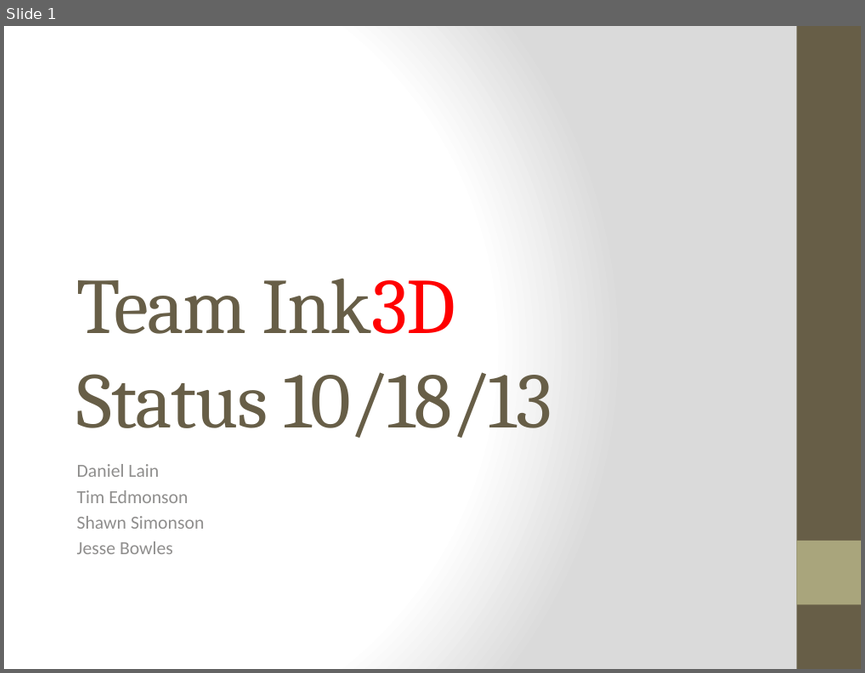
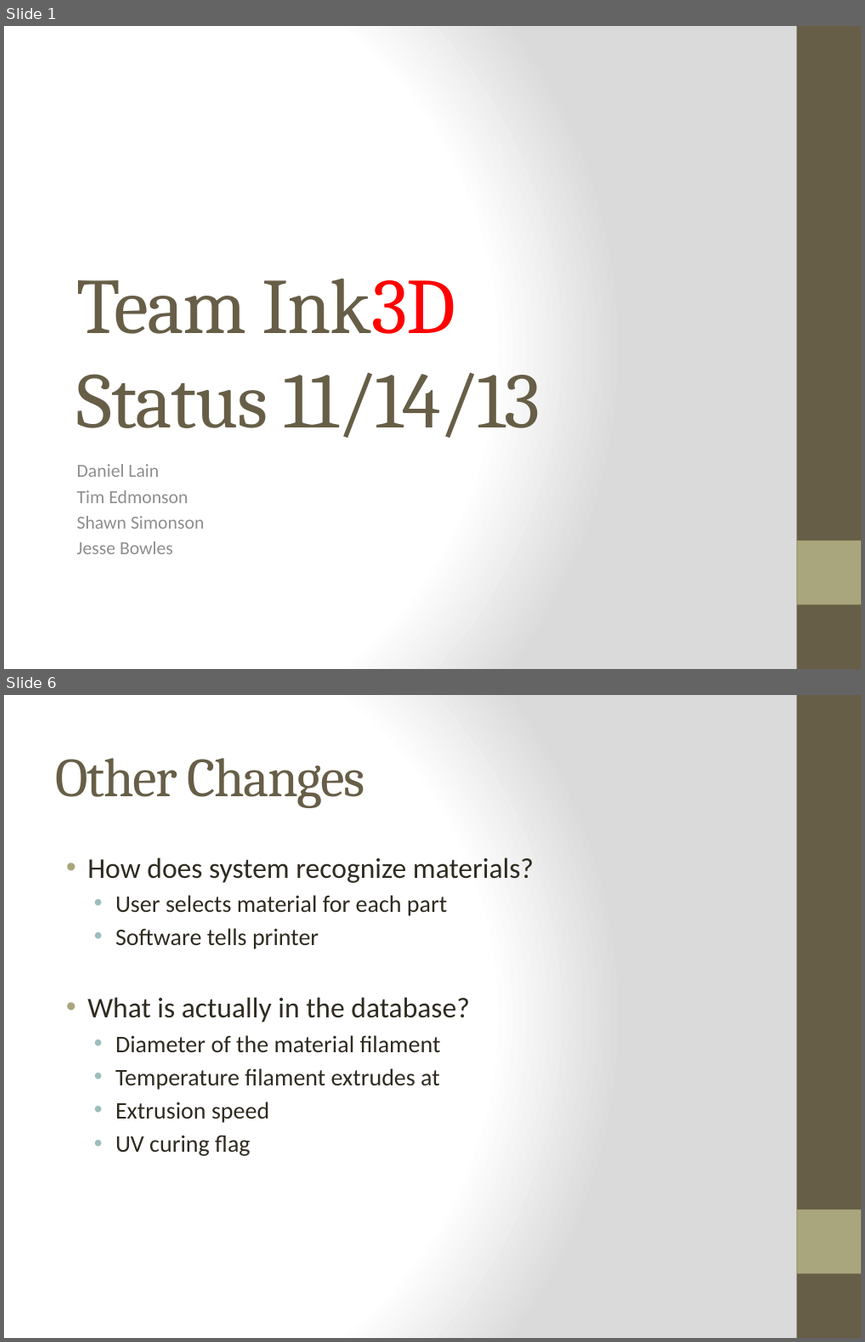
Before and after one commit to qpHalcy0n/SRDesign, a slide deck: Status Updates/2013 11 14.pptx. Shown one above the other, each under a label of ours: slide 1 before the commit, slides 1 and 6 after it; the slides between them are not shown. The pictures are 865x673 and 865x1342 pixels, drawn with LibreOffice and Linux fonts; fonts in the diff are those of the drawing. Boxes give left, top, right and bottom in pixels: in the first picture for what was removed or moved away, otherwise in the second. Text is boxed around its words. In the diff, an @@ line names an element or a change of style, - is before the commit and + after.

Commit message:
Status Update and Incomplete Architecture Drawing

```diff
--- a/Status Updates/2013 11 14.pptx
+++ b/Status Updates/2013 11 14.pptx
@@ slide 6 added at <box>4,695,861,1338</box>, background gradient #FFFFFF to #DADADA; not listed: 2 template elements that a slide beside it also shows @@
@@ title added at <box>55,758,364,808</box>, 46 pt, text #675E47 @@
+Other Changes
@@ text added at <box>87,857,534,1156</box>, 20 pt, text #2F2B20 @@
+• How does system recognize materials?
+  • User selects material for each part
+  • Software tells printer
+• What is actually in the database?
+  • Diameter of the material filament
+  • Temperature filament extrudes at
+  • Extrusion speed
+  • UV curing flag
@@ slide 1 changed as well @@
@@ title at <box>77,278,540,437</box>: text changed @@
-Team Ink3D
-Status 10/18/13
+Team Ink3D
+Status 11/14/13
```
Also in this commit, not shown: 5 other slides added, 5 slides removed, 1 other file.
